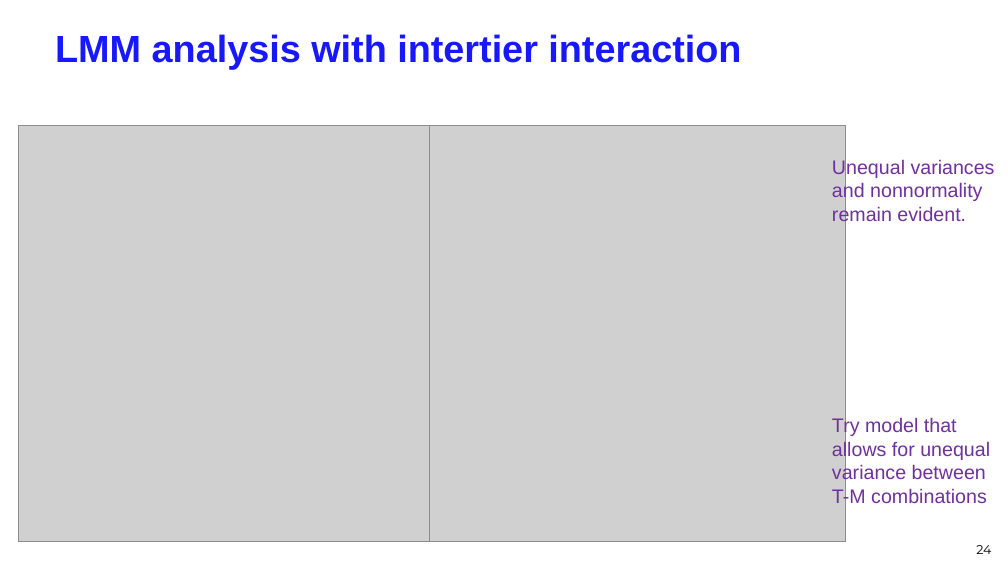
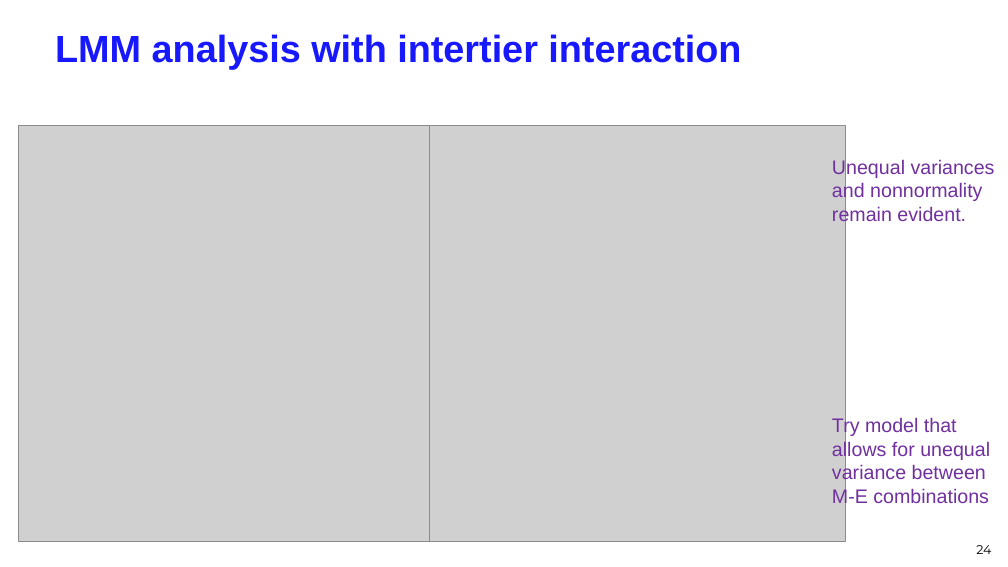
Before and after one commit to briencj/webcjb, a slide deck: slide 24 of multitier/TwoPhaseHumanExpt.v1.ppsx. Drawn at 1008x567 pixels with LibreOffice and Linux fonts; fonts in the diff are those of the drawing; grey boxes stand for pictures. Boxes give left, top, right and bottom in pixels: in the first picture for what was removed or moved away, otherwise in the second. Text is boxed around its words. In the diff, an @@ line names an element or a change of style, - is before the commit and + after.

```diff
--- a/multitier/TwoPhaseHumanExpt.v1.ppsx
+++ b/multitier/TwoPhaseHumanExpt.v1.ppsx
@@ text at (832, 417, 990, 507): text changed @@
-Try model that allows for unequal variance between T-M combinations
+Try model that allows for unequal variance between M-E combinations
```
Also in this commit, not shown: 5 other slides changed.
